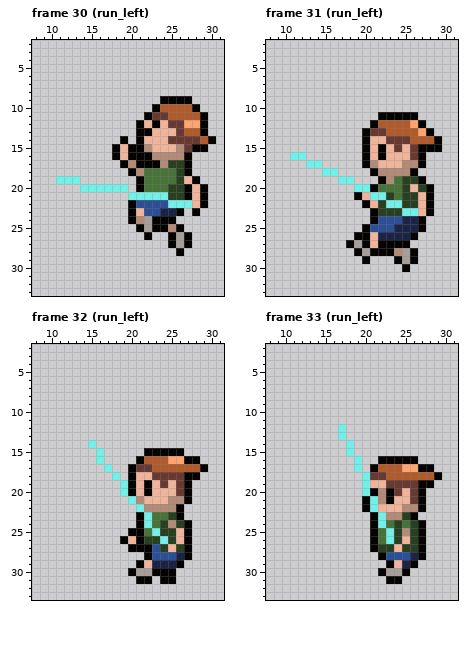
Two states of a pixel-art file, art/characters/playerA.aseprite. Above is the file before it was changed.
48x48 pixels, 105 frames. Shown: frame 30 (run_left): x 8..31, y 2..33; frame 31 (run_left): x 8..31, y 2..33; frame 32 (run_left): x 8..31, y 2..33; frame 33 (run_left): x 8..31, y 2..33. The commit also changed other frames, which this record leaves out.
And afterwards:
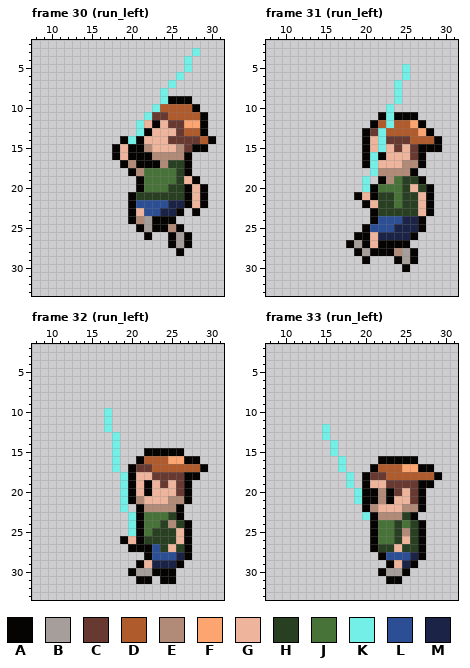
Palette (. is transparent): A #050403  B #a69e9a  C #673931  D #b05b2c  E #b28b78  F #fca570  G #eeb59c  H #293f21  J #477238  K #73efe8  L #2b4e95  M #1b2447
Difference:
Frame 30 (run_left), layer "Layer 2":
Colour K gives way to colour A in row 21 at x 20; in row 22 at x 27.
Colour K gives way to colour H in row 21 at x 21 to 24.
The edit adds colour K in row 3 at x 28; in rows 4 to 5 at x 27; in row 6 at x 26; in row 7 at x 25; in row 8 at x 24; in row 14 at x 20.
Colour A gives way to colour K in row 9 at x 24; in row 10 at x 23; in row 11 at x 22; in rows 12 to 13 at x 21.
Colour K gives way to colour M in row 22 at x 25 to 26.
The edit erases colour K in row 19 at x 11 to 13; in row 20 at x 14 to 19.
Frame 31 (run_left), layer "Layer 2":
Colour K gives way to colour A in row 21 at x 21.
Colour K gives way to colour H in row 21 at x 22; in row 22 at x 23; in row 23 at x 25 to 26.
Colour K gives way to colour J in row 22 at x 24.
The edit adds colour K in rows 5 to 6 at x 25; in rows 7 to 9 at x 24; in row 10 at x 23; in row 19 at x 20.
Colour A gives way to colour K in row 11 at x 23; in row 15 at x 22; in row 18 at x 21.
Colour C gives way to colour K in row 13 at x 22.
Colour D gives way to colour K in row 12 at x 23.
Colour E gives way to colour K in row 17 at x 21.
Colour G gives way to colour K in row 14 at x 22; in row 16 at x 21.
The edit erases colour K in row 16 at x 11 to 12; in row 17 at x 13 to 14; in row 18 at x 15 to 16; in row 19 at x 17 to 18; in row 20 at x 19.
Frame 32 (run_left), layer "Layer 2":
Colour K gives way to colour A in row 21 at x 20; in row 22 at x 21.
Colour K gives way to colour H in row 25 at x 23; in row 26 at x 24.
Colour K gives way to colour J in rows 23 to 24 at x 22.
The edit adds colour K in rows 10 to 12 at x 17; in rows 13 to 17 at x 18; in row 18 at x 19; in rows 21 to 22 at x 19; in rows 23 to 24 at x 20.
Colour A gives way to colour K in row 25 at x 20.
The edit erases colour K in row 14 at x 15; in rows 15 to 16 at x 16; in row 17 at x 17; in row 18 at x 18.
Frame 33 (run_left), layer "Layer 2":
Colour K gives way to colour A in rows 18 to 20 at x 20; in row 21 at x 21.
Colour K gives way to colour E in row 22 at x 21; in row 23 at x 22.
Colour K gives way to colour J in row 24 at x 22; in rows 25 to 26 at x 23.
The edit adds colour K in rows 12 to 13 at x 15; in rows 14 to 15 at x 16; in rows 16 to 17 at x 17; in rows 18 to 19 at x 18; in rows 20 to 21 at x 19; in row 23 at x 20.
The edit erases colour K in rows 12 to 13 at x 17; in rows 14 to 15 at x 18; in rows 16 to 17 at x 19.
Where, in picture pixels (left, top, right, bottom), the same in both pictures:
changed: (128, 48, 200, 144)
changed: (56, 176, 192, 208)
changed: (290, 64, 418, 216)
changed: (88, 408, 168, 544)
changed: (322, 424, 394, 544)
